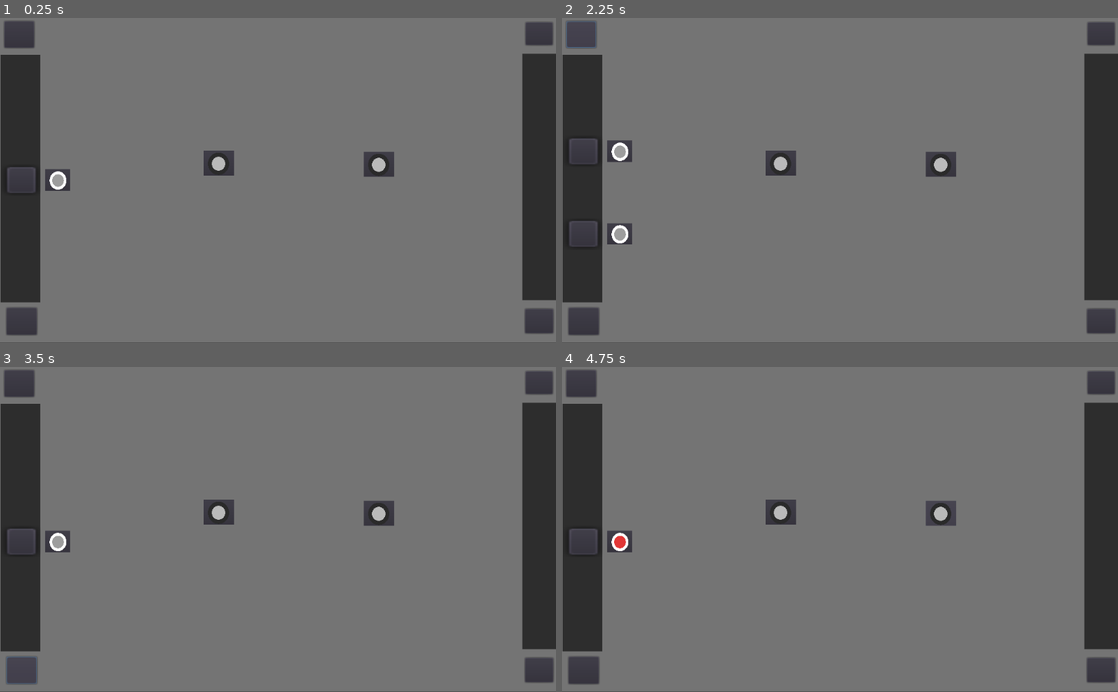
Above: before the commit, frames 1-4 (two rows, left to right).
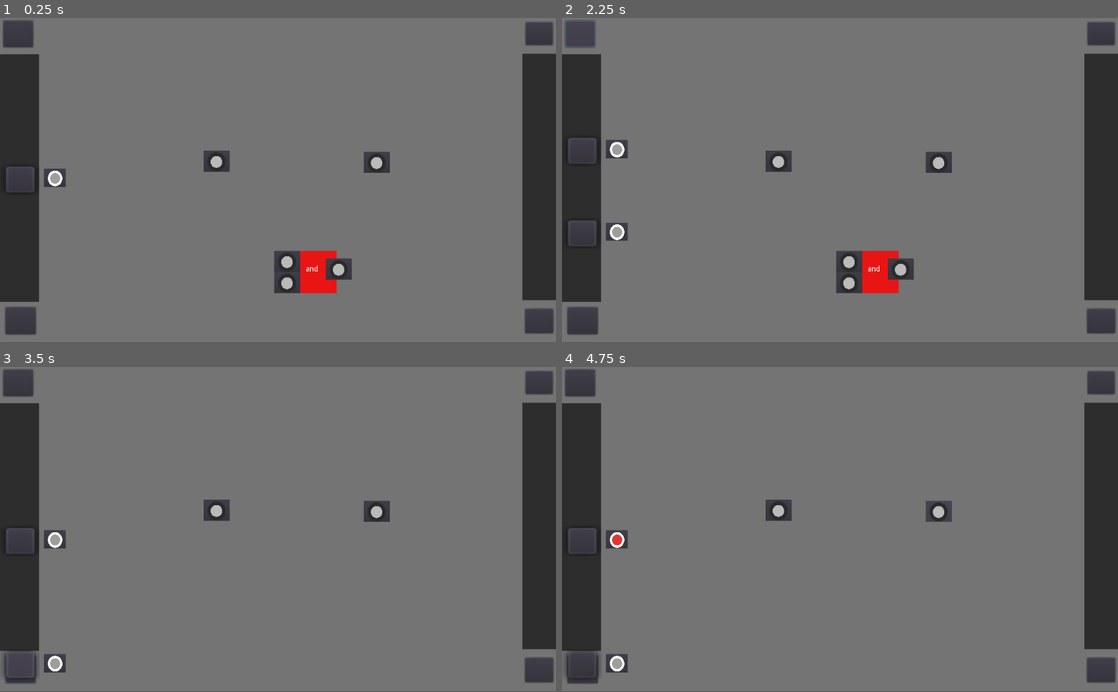
Above: after the commit, the same moments.

Repository: Boyquotes/Logic_Gates
Game: Godot game, scene res://board.tscn
The game is run twice, just before and just after one commit, with the same random seed, the same clock (stepped at 60 frames per second) and the same inputs. This scene is started directly instead of the project's main scene.
Inputs (mouse positions are in pixels of both pictures, inside the frame that each line leads up to; where the layout moved, square brackets give the same spot in the first picture):
- Up to frame 1 (0.25 s): no input
- Up to frame 2 (2.25 s): click (617, 177) [617, 180] at 0.5 s; click (617, 177) [617, 180] at 1.25 s; click (578, 34) at 2 s
- Up to frame 3 (3.5 s): click (22, 669) at 2.75 s
- Up to frame 4 (4.75 s): click (584, 542) at 3.52 s; click (940, 510) [940, 513] at 4.25 s

The runs differ from the first frame. In frame 1, 2.7% of the frame differs, in the area x 0-71%, y 1-98%; in frame 2, 2.9%, in the area x 0-71%, y 0-98%; in frame 3, 1.4%; in frame 4, 1.4%.

Commit message:
made new object called gate

Diff:
--- a/Control.tscn
+++ b/Control.tscn
@@ -1,11 +1,12 @@
-[gd_scene load_steps=7 format=2]
+[gd_scene load_steps=8 format=2]
 
 [ext_resource path="res://plug.tscn" type="PackedScene" id=1]
 [ext_resource path="res://start.tscn" type="PackedScene" id=2]
 [ext_resource path="res://input_board.tscn" type="PackedScene" id=3]
-[ext_resource path="res://Images/plug_on.svg" type="Texture" id=4]
+[ext_resource path="res://plug_on.svg" type="Texture" id=4]
 [ext_resource path="res://output_board.tscn" type="PackedScene" id=5]
 [ext_resource path="res://board.tscn" type="PackedScene" id=6]
+[ext_resource path="res://gate.tscn" type="PackedScene" id=7]
 
 [node name="Control" type="Control"]
 anchor_right = 1.0
@@ -36,3 +37,5 @@
 margin_right = 1654.28
 margin_bottom = 1185.49
 icon = ExtResource( 4 )
+
+[node name="gate" parent="." instance=ExtResource( 7 )]
--- a/board.tscn
+++ b/board.tscn
@@ -1,9 +1,10 @@
-[gd_scene load_steps=5 format=2]
+[gd_scene load_steps=6 format=2]
 
 [ext_resource path="res://output_board.tscn" type="PackedScene" id=1]
 [ext_resource path="res://input_board.tscn" type="PackedScene" id=2]
 [ext_resource path="res://plug.tscn" type="PackedScene" id=3]
 [ext_resource path="res://board.gd" type="Script" id=4]
+[ext_resource path="res://gate.tscn" type="PackedScene" id=5]
 
 [node name="board" type="ColorRect"]
 margin_left = -3.81079
@@ -17,10 +18,16 @@
 }
 
 [node name="input_board" parent="." instance=ExtResource( 2 )]
-margin_left = 4.81079
-margin_top = 75.7295
-margin_right = 77.8108
-margin_bottom = 532.729
+margin_left = 2.92303
+margin_top = 74.7856
+margin_right = 75.923
+margin_bottom = 531.785
+
+[node name="gate" parent="input_board" instance=ExtResource( 5 )]
+margin_left = 531.089
+margin_top = 363.013
+margin_right = 571.089
+margin_bottom = 403.013
 
 [node name="output_board" parent="." instance=ExtResource( 1 )]
 margin_left = 966.292
--- /dev/null
+++ b/gate.gd
@@ -0,0 +1,55 @@
+extends ColorRect
+
+var rect_color = "blue"
+var txt = "and"
+var txt_color = "white"
+var plug = preload("res://plug.tscn")
+
+#Has to be atleast one
+var num_inputs = 2
+var num_outputs = 1
+
+var spacing = null
+var output_table = [0, 0, 0, 1]
+
+func _ready():
+	if num_inputs > num_outputs:
+		self.rect_size = Vector2(len(txt) * 10 + 60, 39 * num_inputs)
+
+	else:
+		self.rect_size = Vector2(len(txt) * 10 + 60, 39 * num_outputs)
+
+	self.get_child(0).text = txt
+	self.get_child(0).set_position(Vector2(self.rect_size.x / 2 - 12, self.rect_size.y / 2 - 12))
+
+	for i in range(num_inputs):
+		var new = plug.instance()
+		new.set_name("input" + str(i))
+		self.add_child(new)
+
+	for i in range(num_outputs):
+		var new = plug.instance()
+		new.set_name("output" + str(i))
+		self.add_child(new)
+
+	var in_spacing = self.rect_size.y / num_inputs
+	var out_spacing = self.rect_size.y / num_outputs
+
+	var x_in
+	var x_out
+	x_in = 0
+	x_out = 0
+	if num_inputs == num_outputs:
+		pass
+	elif num_inputs < num_outputs:
+		x_in = self.rect_size.y / (num_inputs + 1) - 25
+	elif num_inputs > num_outputs:
+		x_out = self.rect_size.y / (num_outputs + 1) - 25
+
+	for i in self.get_children():
+		if "input" in i.get_name():
+			i.set_position(Vector2(-25, x_in))
+			x_in += in_spacing
+		elif "output" in i.get_name():
+			i.set_position(Vector2(self.rect_size.x - 20, x_out))
+			x_out += out_spacing
--- /dev/null
+++ b/gate.tscn
@@ -0,0 +1,21 @@
+[gd_scene load_steps=2 format=2]
+
+[ext_resource path="res://gate.gd" type="Script" id=1]
+
+[node name="gate" type="ColorRect"]
+margin_left = 227.139
+margin_top = 64.2172
+margin_right = 267.139
+margin_bottom = 104.217
+color = Color( 0.917647, 0.0862745, 0.0862745, 1 )
+script = ExtResource( 1 )
+
+[node name="Label" type="Label" parent="."]
+margin_left = 1.0
+margin_top = 12.0
+margin_right = 37.0
+margin_bottom = 26.0
+text = "AAAA"
+__meta__ = {
+"_edit_use_anchors_": false
+}
--- a/plug.gd
+++ b/plug.gd
@@ -19,6 +19,7 @@
 func _ready():
 	if "out" in self.get_name():
 		out = true
+		print("ive got out in my name")
 	else:
 		out = false
 
--- a/plug.tscn
+++ b/plug.tscn
@@ -6,7 +6,7 @@
 [node name="plug" type="Button"]
 margin_right = 1548.0
 margin_bottom = 1158.0
-rect_scale = Vector2( 0.0362539, 0.0396702 )
+rect_scale = Vector2( 0.0311722, 0.0339943 )
 icon = ExtResource( 1 )
 script = ExtResource( 2 )
 __meta__ = {
